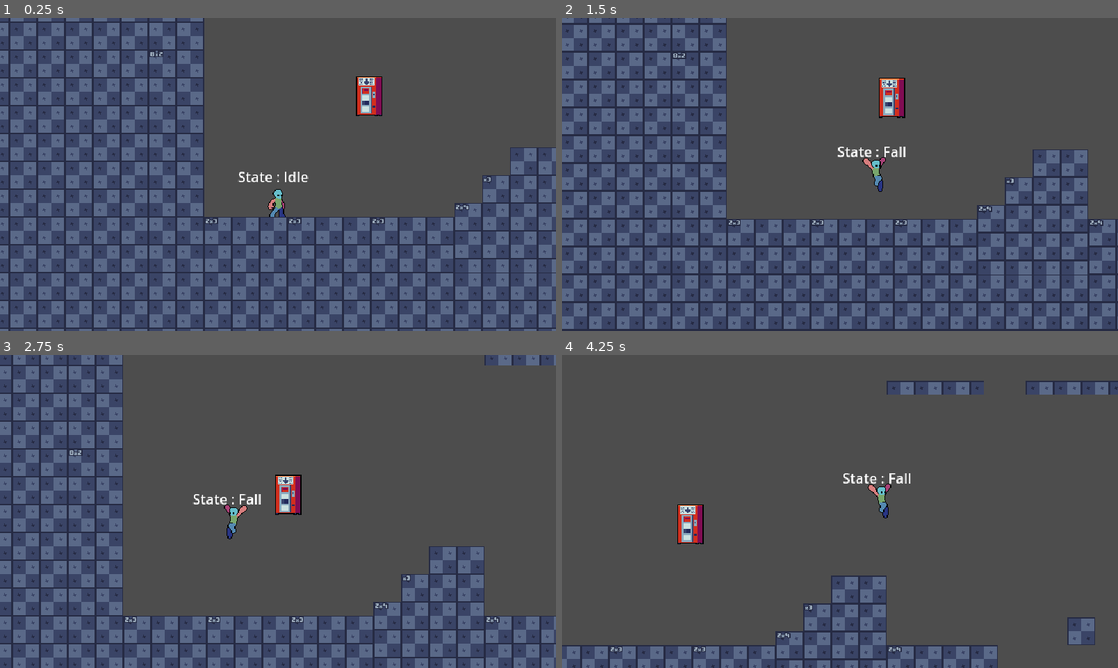
Above: before the commit, frames 1-4 (two rows, left to right).
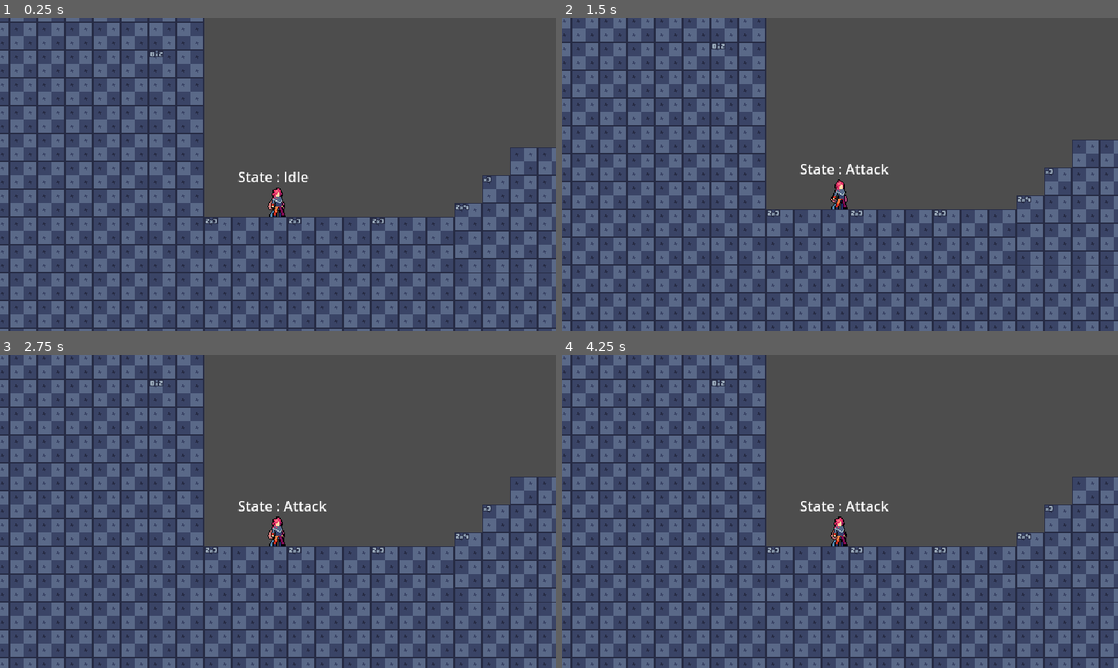
Above: after the commit, the same moments.

Repository: MattDev97/ProjectDelivery
Game: Godot game, scene res://Main.tscn
Two runs of this game, one before a commit and one after it. Both use one fixed random seed, a clock stepped at 60 frames per second and the inputs below.
Inputs:
- Up to frame 1 (0.25 s): no input
- Up to frame 2 (1.5 s): hold E (attack_1) 0.53-1.28 s; hold D (move_right) from 0.53 s (still down); tap Space (jump) at 0.77, 0.8, 1.07, 1.35 s
- Up to frame 3 (2.75 s): tap Space (jump) at 1.52, 1.82, 2.3 s; tap E (attack_1) at 1.55 s; release D (move_right) at 2.03 s; hold A (move_left) from 2.03 s (still down); hold E (attack_1) from 2.03 s (still down)
- Up to frame 4 (4.25 s): release A (move_left) at 2.78 s; release E (attack_1) at 2.78 s; hold D (move_right) from 2.78 s (still down); tap E (attack_1) at 2.85 s; tap Space (jump) at 3.02, 3.32, 3.6, 3.77, 4.07 s

The runs differ from the first frame. In frame 1, 0.7% of the frame differs, in the area x 48-69%, y 18-64%; in frame 2, 43%; in frame 3, 53%; in frame 4, 63%, in the area x 0-100%, y 0-100%.

Commit message:
Adding some other main character sprites

Diff:
--- a/Main.tscn
+++ b/Main.tscn
@@ -1,14 +1,10 @@
-[gd_scene load_steps=9 format=4 uid="uid://bo41dx2arq7tf"]
+[gd_scene load_steps=6 format=4 uid="uid://bo41dx2arq7tf"]
 
 [ext_resource type="Texture2D" uid="uid://mnxlwlmag0u1" path="res://assets/background/CityLayers/back.png" id="1_3dxm6"]
 [ext_resource type="TileSet" uid="uid://d2bnpoi40mdnr" path="res://assets/tileset_resources/Grey.tres" id="1_glv2v"]
 [ext_resource type="PackedScene" uid="uid://rv0j4ek8e0bq" path="res://scenes/player/Player.tscn" id="2_uu6xs"]
 [ext_resource type="Texture2D" uid="uid://breq2e4hdjvx6" path="res://assets/background/CityLayers/middle.png" id="3_trn2v"]
 [ext_resource type="Texture2D" uid="uid://c0hp7gt6l6kaf" path="res://assets/background/CityLayers/foreground.png" id="4_03owx"]
-[ext_resource type="Texture2D" uid="uid://dw5oyad45pqu1" path="res://assets/sprites/3 Objects/Vending machines/2.png" id="6_lgr22"]
-[ext_resource type="PackedScene" uid="uid://dk0h5acav7nc6" path="res://scenes/components/gravity.tscn" id="7_trn2v"]
-
-[sub_resource type="CircleShape2D" id="CircleShape2D_03owx"]
 
 [node name="Main" type="Node2D"]
 
@@ -58,14 +54,3 @@
 [node name="Camera2D" type="Camera2D" parent="Player"]
 offset = Vector2(0, -40)
 position_smoothing_enabled = true
-
-[node name="CharacterBody2D" type="CharacterBody2D" parent="."]
-
-[node name="CollisionShape2D" type="CollisionShape2D" parent="CharacterBody2D"]
-shape = SubResource("CircleShape2D_03owx")
-
-[node name="Sprite2D" type="Sprite2D" parent="CharacterBody2D"]
-position = Vector2(350, 261)
-texture = ExtResource("6_lgr22")
-
-[node name="gravity_component" parent="CharacterBody2D" instance=ExtResource("7_trn2v")]
--- a/scenes/player/Player.tscn
+++ b/scenes/player/Player.tscn
@@ -8,6 +8,7 @@
 [ext_resource type="Texture2D" uid="uid://cgl38ftceuk2b" path="res://assets/sprites/player/male_hero_template-combo_1.png" id="3_v5i4m"]
 [ext_resource type="Texture2D" uid="uid://dfq68nafw73wg" path="res://assets/sprites/player/male_hero_template-combo_1_end.png" id="4_p1lr0"]
 [ext_resource type="Texture2D" uid="uid://fkbhjbyab44i" path="res://assets/sprites/player/male_hero_template-jump.png" id="5_06mnu"]
+[ext_resource type="Texture2D" uid="uid://ymw0e3qpm5x4" path="res://assets/sprites/2 Punk/Punk_punch.png" id="5_kvwax"]
 [ext_resource type="PackedScene" uid="uid://dk0h5acav7nc6" path="res://scenes/components/gravity.tscn" id="7_npwbq"]
 [ext_resource type="PackedScene" uid="uid://db5rxj6t7jqk4" path="res://scenes/components/movement_component.tscn" id="8_pn6s4"]
 [ext_resource type="PackedScene" uid="uid://c3mdjjastif0n" path="res://scenes/components/input_component.tscn" id="9_7oing"]
@@ -20,7 +21,10 @@
 [ext_resource type="Script" uid="uid://b4n34k5okmtue" path="res://scenes/player/states/run_state.gd" id="18_2xrq6"]
 [ext_resource type="Script" uid="uid://doqw2wb1ceh2l" path="res://scenes/player/states/jump_state.gd" id="19_pi3ps"]
 [ext_resource type="Script" uid="uid://cj7ptn52jmw5q" path="res://scenes/player/states/fall_state.gd" id="20_kswpp"]
+[ext_resource type="Texture2D" uid="uid://cwmdd1eg7i2ix" path="res://assets/sprites/2 Punk/Punk_idle.png" id="23_x3qp0"]
 [ext_resource type="Script" uid="uid://bqcdalmpfc5qk" path="res://scenes/player/attack_state.gd" id="24_8nn5r"]
+[ext_resource type="Texture2D" uid="uid://dxv2cdj64vwmw" path="res://assets/sprites/2 Punk/Punk_jump.png" id="24_76i7i"]
+[ext_resource type="Texture2D" uid="uid://bjf526dd75pdf" path="res://assets/sprites/2 Punk/Punk_run.png" id="25_mndc6"]
 
 [sub_resource type="AtlasTexture" id="AtlasTexture_8nn5r"]
 atlas = ExtResource("3_v5i4m")
@@ -50,6 +54,30 @@
 atlas = ExtResource("4_p1lr0")
 region = Rect2(384, 0, 128, 128)
 
+[sub_resource type="AtlasTexture" id="AtlasTexture_geaob"]
+atlas = ExtResource("5_kvwax")
+region = Rect2(0, 0, 48, 48)
+
+[sub_resource type="AtlasTexture" id="AtlasTexture_qsmrd"]
+atlas = ExtResource("5_kvwax")
+region = Rect2(48, 0, 48, 48)
+
+[sub_resource type="AtlasTexture" id="AtlasTexture_jtlb7"]
+atlas = ExtResource("5_kvwax")
+region = Rect2(96, 0, 48, 48)
+
+[sub_resource type="AtlasTexture" id="AtlasTexture_ye1dr"]
+atlas = ExtResource("5_kvwax")
+region = Rect2(144, 0, 48, 48)
+
+[sub_resource type="AtlasTexture" id="AtlasTexture_bvphr"]
+atlas = ExtResource("5_kvwax")
+region = Rect2(192, 0, 48, 48)
+
+[sub_resource type="AtlasTexture" id="AtlasTexture_05p8n"]
+atlas = ExtResource("5_kvwax")
+region = Rect2(240, 0, 48, 48)
+
 [sub_resource type="AtlasTexture" id="AtlasTexture_mlfor"]
 atlas = ExtResource("2_aqcbf")
 region = Rect2(0, 0, 128, 128)
@@ -193,6 +221,24 @@
 }, {
 "duration": 1.0,
 "texture": SubResource("AtlasTexture_5ttev")
+}, {
+"duration": 1.0,
+"texture": SubResource("AtlasTexture_geaob")
+}, {
+"duration": 1.0,
+"texture": SubResource("AtlasTexture_qsmrd")
+}, {
+"duration": 1.0,
+"texture": SubResource("AtlasTexture_jtlb7")
+}, {
+"duration": 1.0,
+"texture": SubResource("AtlasTexture_ye1dr")
+}, {
+"duration": 1.0,
+"texture": SubResource("AtlasTexture_bvphr")
+}, {
+"duration": 1.0,
+"texture": SubResource("AtlasTexture_05p8n")
 }],
 "loop": false,
 "name": &"attack",
@@ -320,6 +366,214 @@
 [sub_resource type="CapsuleShape2D" id="CapsuleShape2D_ro0t8"]
 radius = 17.0
 height = 46.0
+
+[sub_resource type="AtlasTexture" id="AtlasTexture_eac1a"]
+atlas = ExtResource("5_kvwax")
+region = Rect2(0, 0, 48, 48)
+
+[sub_resource type="AtlasTexture" id="AtlasTexture_ijyjs"]
+atlas = ExtResource("5_kvwax")
+region = Rect2(48, 0, 48, 48)
+
+[sub_resource type="AtlasTexture" id="AtlasTexture_a4b0l"]
+atlas = ExtResource("5_kvwax")
+region = Rect2(96, 0, 48, 48)
+
+[sub_resource type="AtlasTexture" id="AtlasTexture_u3hyo"]
+atlas = ExtResource("5_kvwax")
+region = Rect2(144, 0, 48, 48)
+
+[sub_resource type="AtlasTexture" id="AtlasTexture_pysui"]
+atlas = ExtResource("5_kvwax")
+region = Rect2(192, 0, 48, 48)
+
+[sub_resource type="AtlasTexture" id="AtlasTexture_4ntn1"]
+atlas = ExtResource("5_kvwax")
+region = Rect2(240, 0, 48, 48)
+
+[sub_resource type="AtlasTexture" id="AtlasTexture_7r4bu"]
+atlas = ExtResource("23_x3qp0")
+region = Rect2(0, 0, 48, 48)
+
+[sub_resource type="AtlasTexture" id="AtlasTexture_8vtq1"]
+atlas = ExtResource("23_x3qp0")
+region = Rect2(48, 0, 48, 48)
+
+[sub_resource type="AtlasTexture" id="AtlasTexture_use2k"]
+atlas = ExtResource("23_x3qp0")
+region = Rect2(96, 0, 48, 48)
+
+[sub_resource type="AtlasTexture" id="AtlasTexture_7647m"]
+atlas = ExtResource("23_x3qp0")
+region = Rect2(144, 0, 48, 48)
+
+[sub_resource type="AtlasTexture" id="AtlasTexture_qillh"]
+atlas = ExtResource("24_76i7i")
+region = Rect2(144, 0, 48, 48)
+
+[sub_resource type="AtlasTexture" id="AtlasTexture_gtkor"]
+atlas = ExtResource("23_x3qp0")
+region = Rect2(0, 0, 48, 48)
+
+[sub_resource type="AtlasTexture" id="AtlasTexture_wslmf"]
+atlas = ExtResource("23_x3qp0")
+region = Rect2(48, 0, 48, 48)
+
+[sub_resource type="AtlasTexture" id="AtlasTexture_u3aff"]
+atlas = ExtResource("23_x3qp0")
+region = Rect2(96, 0, 48, 48)
+
+[sub_resource type="AtlasTexture" id="AtlasTexture_n65jb"]
+atlas = ExtResource("23_x3qp0")
+region = Rect2(144, 0, 48, 48)
+
+[sub_resource type="AtlasTexture" id="AtlasTexture_lf4f6"]
+atlas = ExtResource("24_76i7i")
+region = Rect2(0, 0, 48, 48)
+
+[sub_resource type="AtlasTexture" id="AtlasTexture_q4eru"]
+atlas = ExtResource("24_76i7i")
+region = Rect2(48, 0, 48, 48)
+
+[sub_resource type="AtlasTexture" id="AtlasTexture_ooivl"]
+atlas = ExtResource("24_76i7i")
+region = Rect2(96, 0, 48, 48)
+
+[sub_resource type="AtlasTexture" id="AtlasTexture_kk601"]
+atlas = ExtResource("24_76i7i")
+region = Rect2(144, 0, 48, 48)
+
+[sub_resource type="AtlasTexture" id="AtlasTexture_p3v13"]
+atlas = ExtResource("25_mndc6")
+region = Rect2(0, 0, 48, 48)
+
+[sub_resource type="AtlasTexture" id="AtlasTexture_5cssr"]
+atlas = ExtResource("25_mndc6")
+region = Rect2(48, 0, 48, 48)
+
+[sub_resource type="AtlasTexture" id="AtlasTexture_h1ws3"]
+atlas = ExtResource("25_mndc6")
+region = Rect2(96, 0, 48, 48)
+
+[sub_resource type="AtlasTexture" id="AtlasTexture_mwk7e"]
+atlas = ExtResource("25_mndc6")
+region = Rect2(144, 0, 48, 48)
+
+[sub_resource type="AtlasTexture" id="AtlasTexture_udvyq"]
+atlas = ExtResource("25_mndc6")
+region = Rect2(192, 0, 48, 48)
+
+[sub_resource type="AtlasTexture" id="AtlasTexture_ktadw"]
+atlas = ExtResource("25_mndc6")
+region = Rect2(240, 0, 48, 48)
+
+[sub_resource type="SpriteFrames" id="SpriteFrames_7r4bu"]
+animations = [{
+"frames": [{
+"duration": 1.0,
+"texture": SubResource("AtlasTexture_eac1a")
+}, {
+"duration": 1.0,
+"texture": SubResource("AtlasTexture_ijyjs")
+}, {
+"duration": 1.0,
+"texture": SubResource("AtlasTexture_a4b0l")
+}, {
+"duration": 1.0,
+"texture": SubResource("AtlasTexture_u3hyo")
+}, {
+"duration": 1.0,
+"texture": SubResource("AtlasTexture_pysui")
+}, {
+"duration": 1.0,
+"texture": SubResource("AtlasTexture_4ntn1")
+}],
+"loop": true,
+"name": &"attack_1",
+"speed": 5.0
+}, {
+"frames": [{
+"duration": 1.0,
+"texture": SubResource("AtlasTexture_7r4bu")
+}, {
+"duration": 1.0,
+"texture": SubResource("AtlasTexture_8vtq1")
+}, {
+"duration": 1.0,
+"texture": SubResource("AtlasTexture_use2k")
+}, {
+"duration": 1.0,
+"texture": SubResource("AtlasTexture_7647m")
+}],
+"loop": true,
+"name": &"crouch",
+"speed": 5.0
+}, {
+"frames": [{
+"duration": 1.0,
+"texture": SubResource("AtlasTexture_qillh")
+}],
+"loop": true,
+"name": &"fall",
+"speed": 5.0
+}, {
+"frames": [{
+"duration": 1.0,
+"texture": SubResource("AtlasTexture_gtkor")
+}, {
+"duration": 1.0,
+"texture": SubResource("AtlasTexture_wslmf")
+}, {
+"duration": 1.0,
+"texture": SubResource("AtlasTexture_u3aff")
+}, {
+"duration": 1.0,
+"texture": SubResource("AtlasTexture_n65jb")
+}],
+"loop": true,
+"name": &"idle",
+"speed": 5.0
+}, {
+"frames": [{
+"duration": 1.0,
+"texture": SubResource("AtlasTexture_lf4f6")
+}, {
+"duration": 1.0,
+"texture": SubResource("AtlasTexture_q4eru")
+}, {
+"duration": 1.0,
+"texture": SubResource("AtlasTexture_ooivl")
+}, {
+"duration": 1.0,
+"texture": SubResource("AtlasTexture_kk601")
+}],
+"loop": false,
+"name": &"jump",
+"speed": 5.0
+}, {
+"frames": [{
+"duration": 1.0,
+"texture": SubResource("AtlasTexture_p3v13")
+}, {
+"duration": 1.0,
+"texture": SubResource("AtlasTexture_5cssr")
+}, {
+"duration": 1.0,
+"texture": SubResource("AtlasTexture_h1ws3")
+}, {
+"duration": 1.0,
+"texture": SubResource("AtlasTexture_mwk7e")
+}, {
+"duration": 1.0,
+"texture": SubResource("AtlasTexture_udvyq")
+}, {
+"duration": 1.0,
+"texture": SubResource("AtlasTexture_ktadw")
+}],
+"loop": true,
+"name": &"run",
+"speed": 5.0
+}]
 
 [node name="Player" type="CharacterBody2D" node_paths=PackedStringArray("gravity_component", "input_component", "movement_component", "animation_component", "jump_component")]
 collision_layer = 2
@@ -344,7 +598,6 @@
 sprite_frames = SubResource("SpriteFrames_yu5hk")
 animation = &"attack"
 autoplay = "idle"
-frame_progress = 0.034209933
 
 [node name="Idle Col" type="CollisionShape2D" parent="."]
 position = Vector2(0, -15)
@@ -394,3 +647,9 @@
 attack_col = NodePath("../../Attack Col")
 
 [node name="Debug" type="Node" parent="."]
+
+[node name="Punk" type="AnimatedSprite2D" parent="."]
+position = Vector2(11, -24)
+sprite_frames = SubResource("SpriteFrames_7r4bu")
+animation = &"idle"
+autoplay = "idle"
--- a/scenes/player/player.gd
+++ b/scenes/player/player.gd
@@ -1,5 +1,5 @@
 extends CharacterBody2D
-@onready var animated_sprite_2d: AnimatedSprite2D = $AnimatedSprite2D
+@onready var animated_sprite_2d: AnimatedSprite2D = $Punk
 enum State {
 	Idle, Run, Jump, Fall, Crouch
 }
Binary file added: assets/sprites/1 Biker/Biker_attack1.png
Not shown, added: assets/sprites/1 Biker/Biker_attack1.png.import
Binary file added: assets/sprites/1 Biker/Biker_attack2.png
Not shown, added: assets/sprites/1 Biker/Biker_attack2.png.import
Binary file added: assets/sprites/1 Biker/Biker_attack3.png
Not shown, added: assets/sprites/1 Biker/Biker_attack3.png.import
Binary file added: assets/sprites/1 Biker/Biker_climb.png
Not shown, added: assets/sprites/1 Biker/Biker_climb.png.import
Binary file added: assets/sprites/1 Biker/Biker_death.png
Not shown, added: assets/sprites/1 Biker/Biker_death.png.import
Binary file added: assets/sprites/1 Biker/Biker_doublejump.png
Not shown, added: assets/sprites/1 Biker/Biker_doublejump.png.import
(and 61 more such lines)
